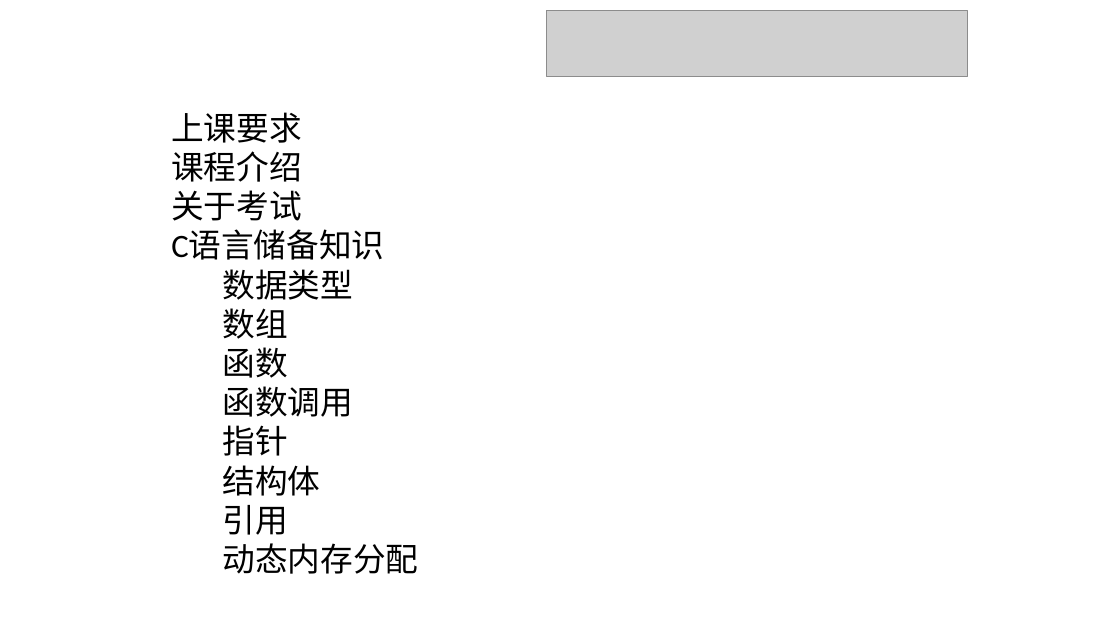
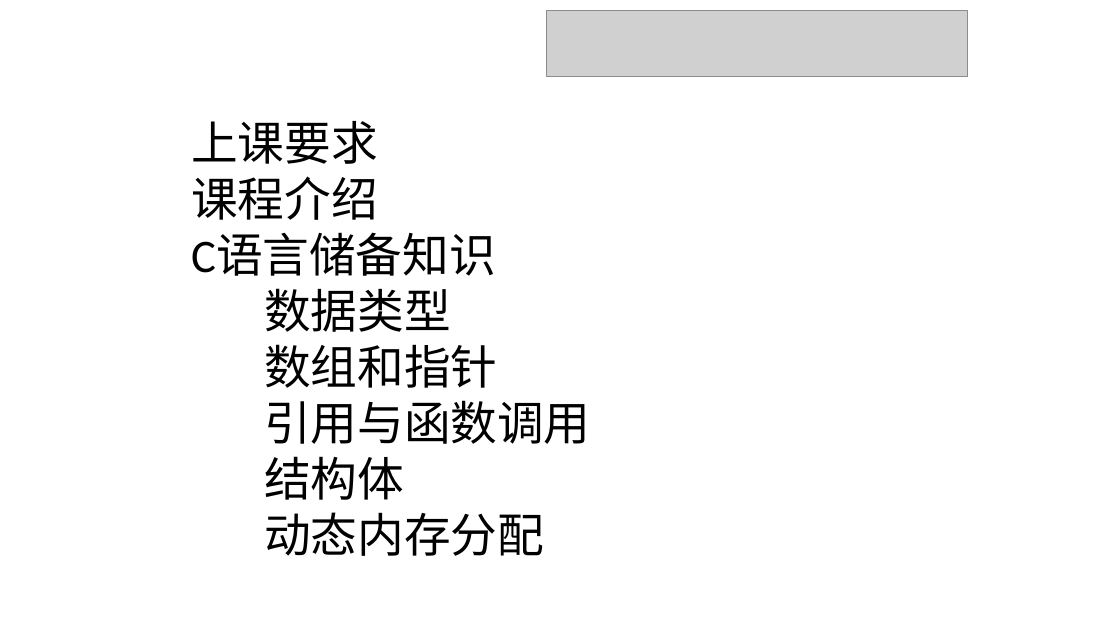
Before and after one commit to Gempittance/Data_Structur_Build, a slide deck: slide 2 of 数据结构PPT/ds1.pptx. Drawn at 1120x630 pixels with LibreOffice and Linux fonts; fonts in the diff are those of the drawing; grey boxes stand for pictures. Boxes give left, top, right and bottom in pixels: in the first picture for what was removed or moved away, otherwise in the second. Text is boxed around its words. In the diff, an @@ line names an element or a change of style, - is before the commit and + after.

```diff
--- a/数据结构PPT/ds1.pptx
+++ b/数据结构PPT/ds1.pptx
@@ text "上课要求": place and size @@
-text "上课要求" at (171,112,419,574)
+text "上课要求" at (191,121,590,556)
@@ text at (191,121,544,556): size 28 to 40 pt in "上课要求", "课程介绍", "C语言储备知识", "数据类型" and 2 more places @@
@@ text at (171,190,302,221): paragraph removed @@
-关于考试
@@ text at (264,344,590,444): text changed; size 28 to 40 pt @@
-数组
-函数
-函数调用
-指针
+数组和指针
+引用与函数调用
@@ text at (223,505,288,535): paragraph removed @@
-引用
```
Also in this commit, not shown: 3 other slides changed.
